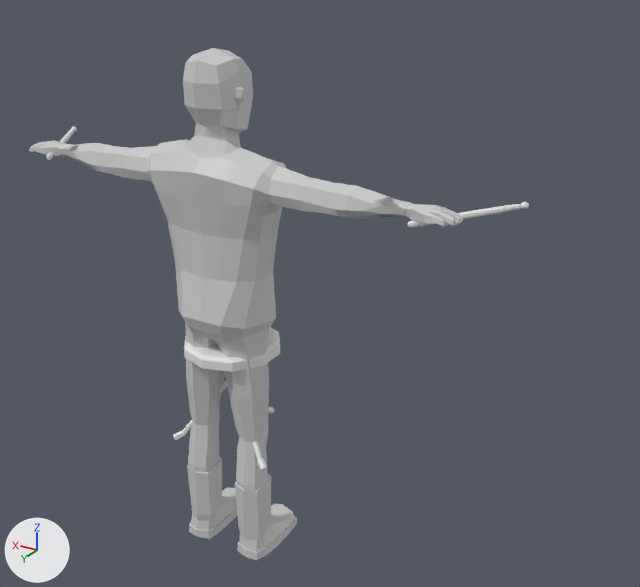
A saved change to the glTF model public/assets/Male_Drumming.glb.
Before and after are seen from a 50 mm lens placed at (-1.79, 2.38, 2.29), pointed at (-0.06, -0.51, 0.85). Arrows for +X, +Y and +Z are at lower left; the lights stay in place. The first picture is the older version.

The older version as bpy lines, for what is in view:
```python
me_drummer_chair = bpy.data.meshes.new('Drummer Chair')
me_drummer_chair.from_pydata(...)  # 142 vertices, 248 faces; spans x -0.219..0.215, y -0.248..0.183, z 0.004..0.446
me_drummer_chair.materials.append(mat_mainmat_001)  # its picture is missing
me_male_metalyst = bpy.data.meshes.new('Male Metalyst')
me_male_metalyst.from_pydata(...)  # 838 vertices, 1644 faces; spans x -0.87..0.87, y -0.14..0.2, z -0.01..1.89
me_male_metalyst.materials.append(mat_mainmat_002)  # its picture is missing
ob_drummer_chair = bpy.data.objects.new('Drummer Chair', me_drummer_chair)
ob_drummer_chair.location = (0.003, 0.018, 0.406)
ob_male_metalyst = bpy.data.objects.new('Male Metalyst', me_male_metalyst)
ob_male_metalyst.location = (0.0, 0.0, 0.0)
```
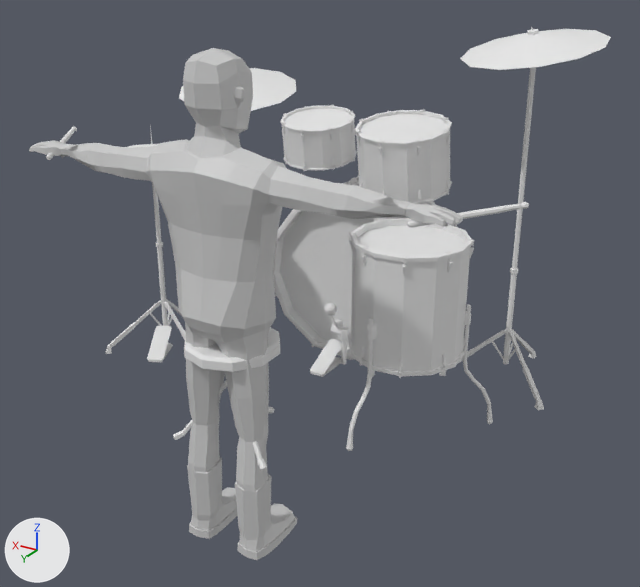
Changed parts and their boxes (x1, y1, x2, y2) in the pictures (640 x 587 px):
'Drums A', added: after (106, 27, 611, 451)

The change in detail:
Mesh me_drums_a is new.
It has 5781 vertices, 10310 faces and spans x -0.99..0.97, y -0.28..0.86, z 0.0..1.5.
It uses material mat_mainmat (its picture is missing).
Object 'Drums A' (ob_drums_a) is new; it shows me_drums_a.
Its location is (0.004, -0.99, 0.406).
